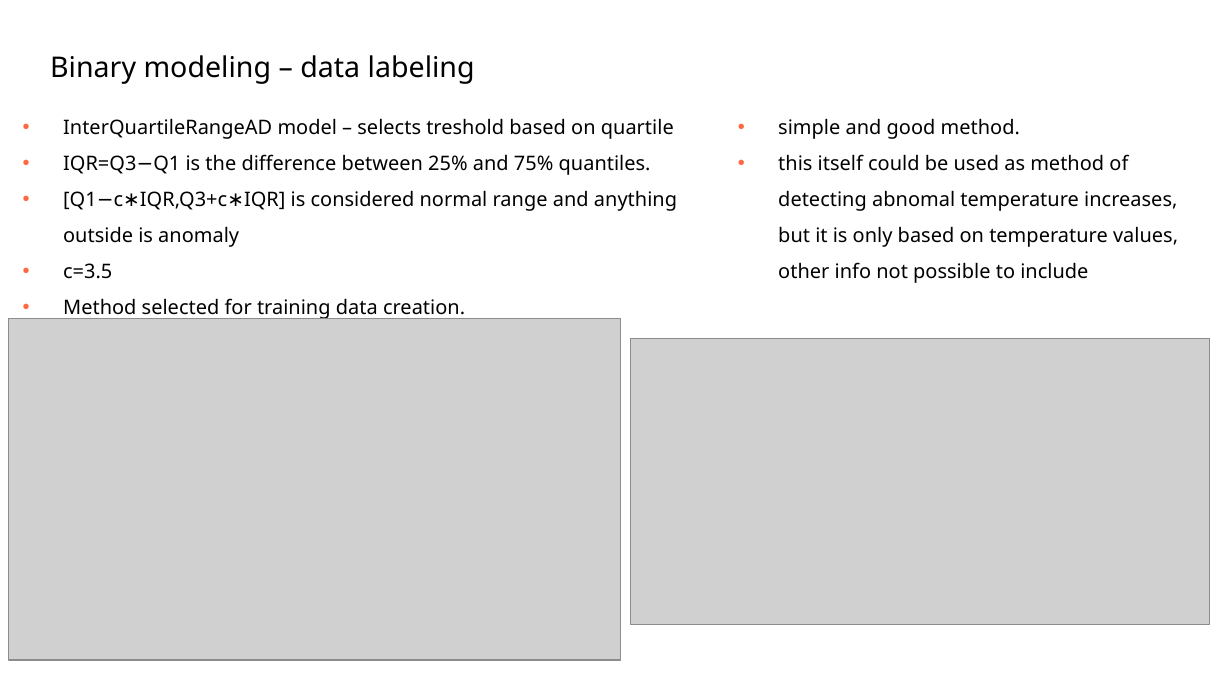
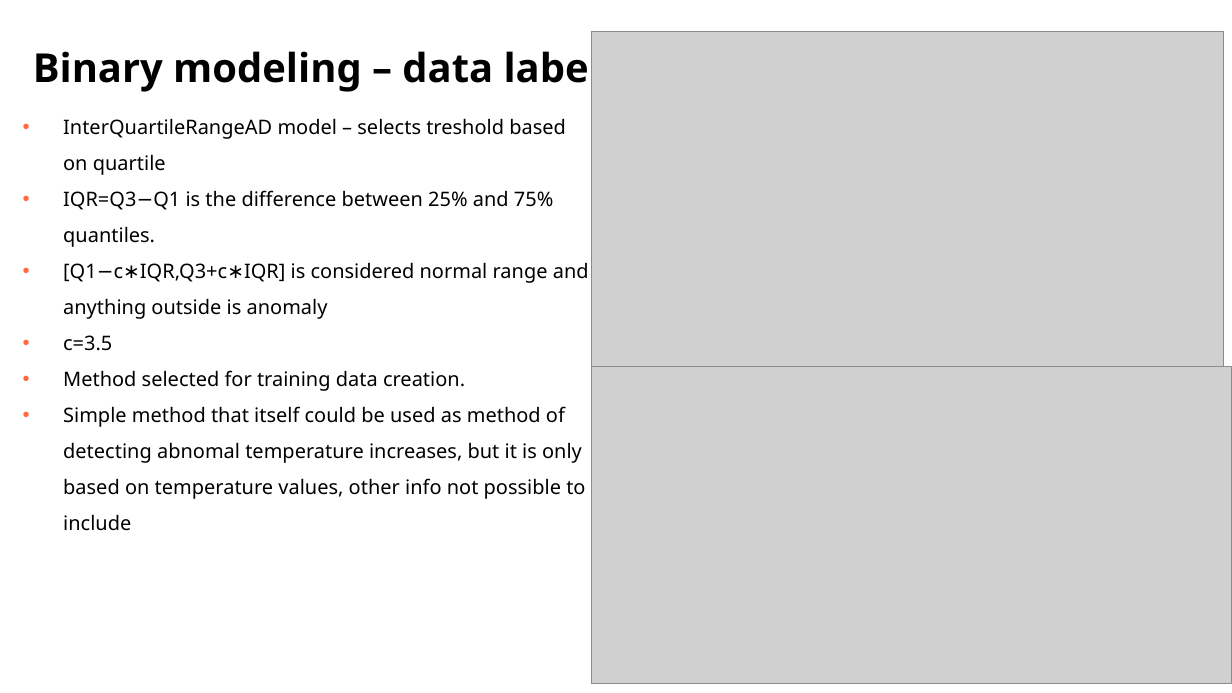
Before and after one commit to mnowicki94/udacity_clean_code_task, a slide deck: slide 21 of cdp.pptx (slide 23 before the commit). Drawn at 1232x693 pixels with LibreOffice and Linux fonts; fonts in the diff are those of the drawing; grey boxes stand for pictures; background and template pictures are left out. Boxes give left, top, right and bottom in pixels: in the first picture for what was removed or moved away, otherwise in the second. Text is boxed around its words. In the diff, an @@ line names an element or a change of style, - is before the commit and + after.

```diff
--- a/cdp.pptx
+++ b/cdp.pptx
@@ title "Binary modeling – data labeling": place and size @@
-title "Binary modeling – data labeling" at (50, 55, 475, 84)
+title "Binary modeling – data labeling" at (33, 45, 665, 93)
@@ title "Binary modeling – data labeling" at (33, 45, 665, 93): size 20 to 28 pt, bold on @@
@@ picture: place and size @@
-picture at (9, 318, 621, 659)
+picture at (591, 31, 1223, 386)
@@ text removed at (778, 118, 1178, 283) @@
-• simple and good method.
-• this itself could be used as method of detecting abnomal temperature increases, but it is only based on temperature values, other info not possible to include
@@ picture: place and size @@
-picture at (630, 338, 1209, 623)
+picture at (591, 367, 1232, 683)
@@ text at (63, 406, 585, 531): paragraph added @@
+• Simple method that itself could be used as method of detecting abnomal temperature increases, but it is only based on temperature values, other info not possible to include
```
Also in this commit, not shown: 30 other slides changed, 1 slide added, 3 slides removed.
